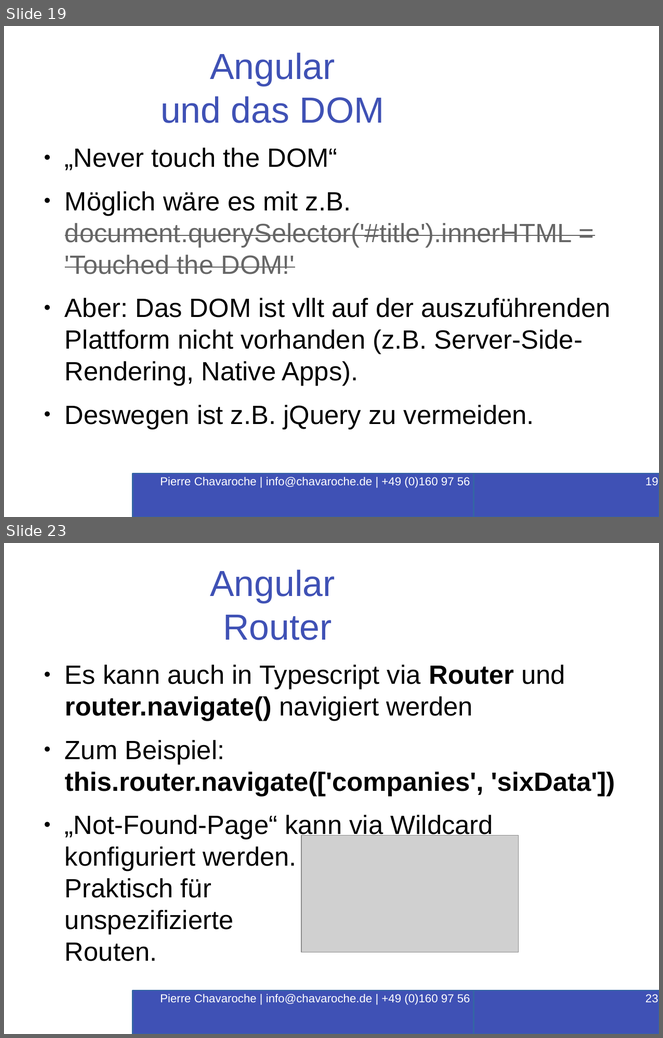
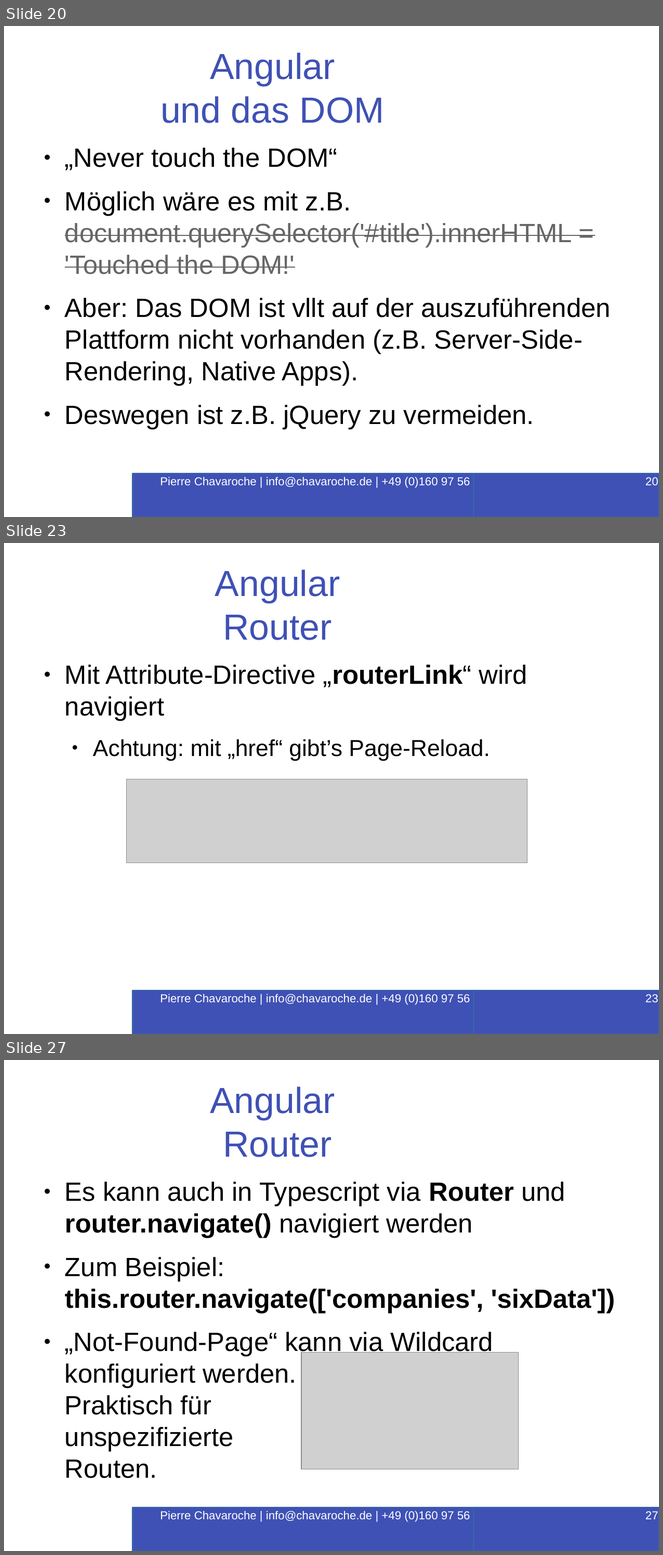
Before and after one commit to PierreChavaroche/workshop-presentation, a slide deck: Angular-RxJS.odp. Shown one above the other, each under a label of ours: slides 19 and 23 before the commit, slides 20, 23 and 27 after it; the slides between them are not shown. The pictures are 663x1038 and 663x1555 pixels, drawn with LibreOffice and Linux fonts; fonts in the diff are those of the drawing; grey boxes stand for pictures; background and template pictures are left out. Boxes give left, top, right and bottom in pixels: in the first picture for what was removed or moved away, otherwise in the second. Text is boxed around its words. In the diff, an @@ line names an element or a change of style, - is before the commit and + after.

```diff
--- a/Angular-RxJS.odp
+++ b/Angular-RxJS.odp
@@ slide 23 added at bbox=[4, 543, 659, 1034], background #FFFFFF @@
@@ title added at bbox=[215, 570, 340, 640], 44 pt, text #3F51B5 @@
+Angular
+Router
@@ text added at bbox=[65, 665, 528, 761], 32 pt, text #000000 @@
+● Mit Attribute-Directive „routerLink“ wird navigiert
+  ● Achtung: mit „href“ gibt’s Page-Reload.
@@ picture added at bbox=[127, 780, 528, 863] @@
@@ rectangle added at bbox=[133, 991, 531, 1034], fill #3F51B5, outline #3465A4 1.5 pt, 14 pt, text #FFFFFF @@
+Pierre Chavaroche | info@chavaroche.de | +49 (0)160 97 56 16 87
@@ page number added at bbox=[474, 991, 659, 1034], fill #3F51B5, outline #3465A4 1.5 pt, 14 pt, text #FFFFFF @@
+23
@@ what was slide 19 is now slide 20 @@
@@ page number at bbox=[646, 477, 659, 486]: text changed @@
-19
+20
@@ what was slide 23 is now slide 27 @@
@@ page number at bbox=[646, 1511, 659, 1520]: text changed @@
-23
+27
```
Also in this commit, not shown: 5 slides changed, 3 other slides added, 4 other files.
